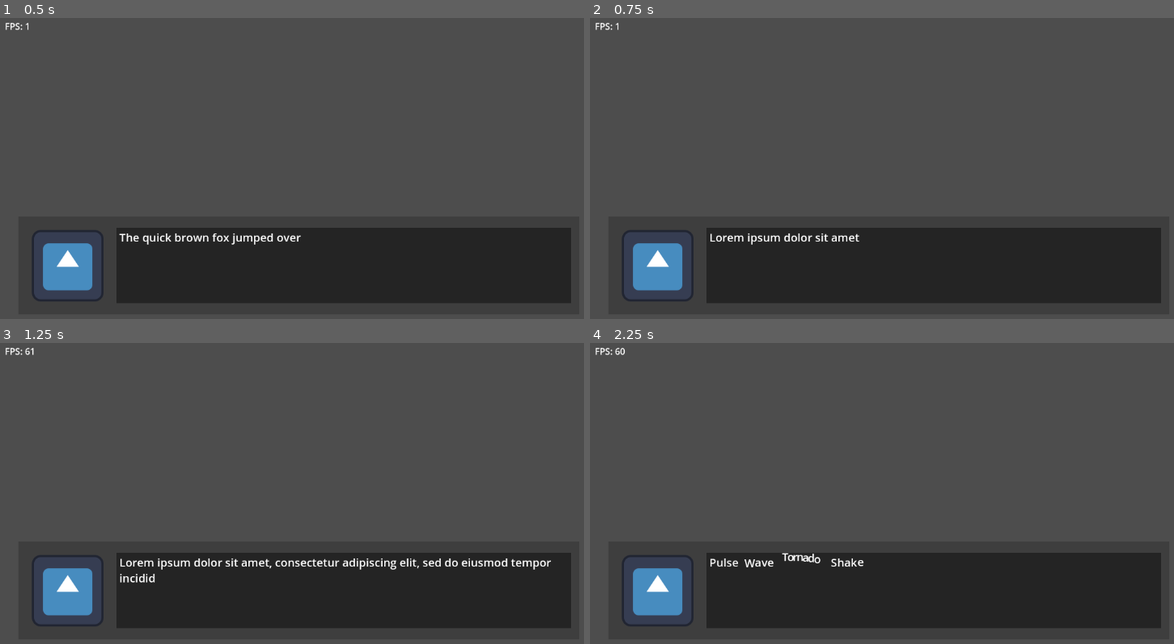
Above: before the commit, frames 1-4 (two rows, left to right).
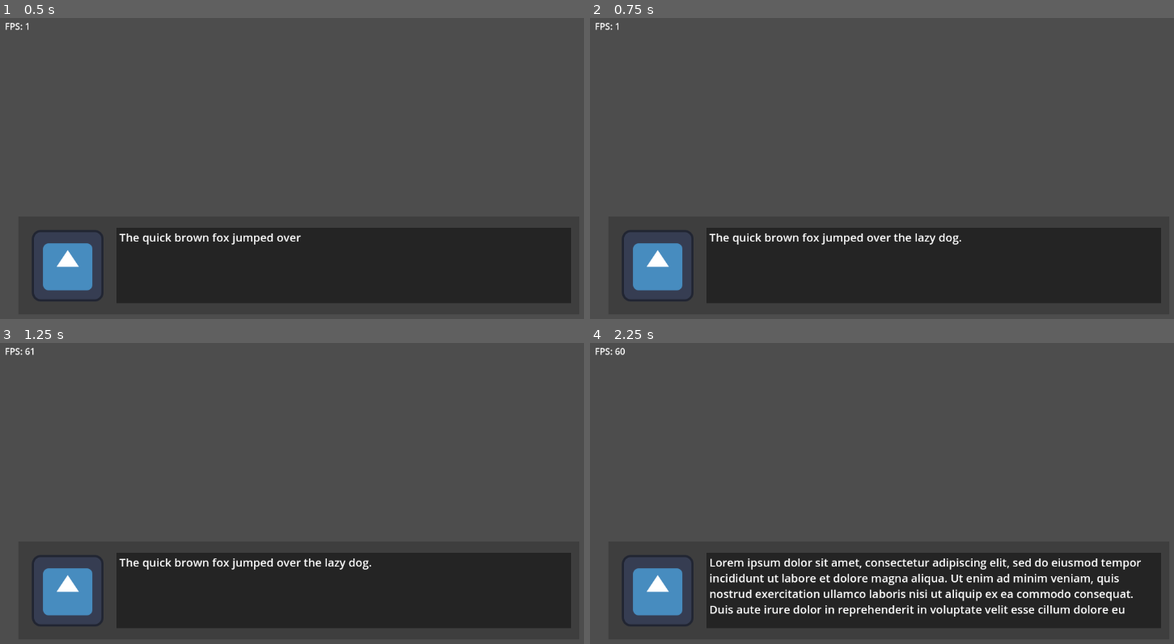
Above: after the commit, the same moments.

Repository: Innocent-Traitor/Cool-Game
Game: Godot game, scene res://canvas_layer.tscn
Same seed, same stepped clock (60 frames per second), same inputs: the game is played once before the commit and once after it. This scene is started directly instead of the project's main scene. The engine's default icon, where the game draws it, is replaced by a stand-in: a white triangle on a blue panel in a dark square.
Inputs:
- Up to frame 1 (0.5 s): no input
- Up to frame 2 (0.75 s): tap Enter at 0.5 s; hold D (right) from 0.53 s (still down); hold Space (next) from 0.53 s (still down)
- Up to frame 3 (1.25 s): keep holding D (right); keep holding Space (next)
- Up to frame 4 (2.25 s): release D (right) at 1.28 s; release Space (next) at 1.28 s; hold S (down) 1.28-2.03 s; tap Space (next) at 1.35 s; hold D (right) from 2.03 s (still down); hold Space (next) from 2.03 s (still down)

Frame 1 is identical in both runs. In frame 2, 0.7% of the frame differs, in the area x 20-64%, y 71-76%; in frame 3, 1.2%; in frame 4, 4.0%, in the area x 20-95%, y 69-91%.

Commit message:
text skip

Diff:
--- a/DialogueUI.gd
+++ b/DialogueUI.gd
@@ -46,7 +46,10 @@
 
 func _unhandled_key_input(event: InputEvent) -> void:
 	if event.is_action_pressed('next'):
-		loadNextDialogue()
+		if ($DialogueText.visible_ratio == 1):
+			loadNextDialogue()
+		else:
+			$DialogueText.visible_ratio = 1
 
 
 const DIALOGUE_DB = {
